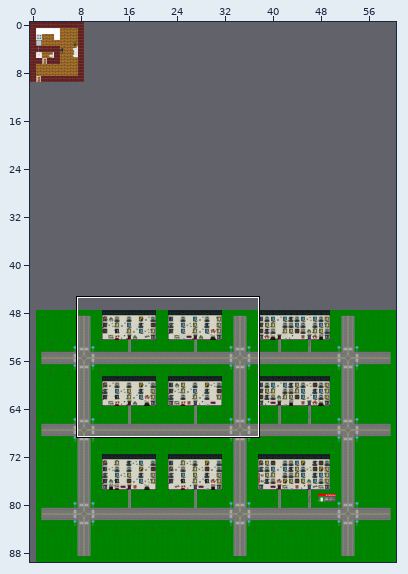
Tiled map: assets/maps/OLOLO.tmx. Above, an overview of the earlier version with the close-up marked.
Close-up. Before the edit:
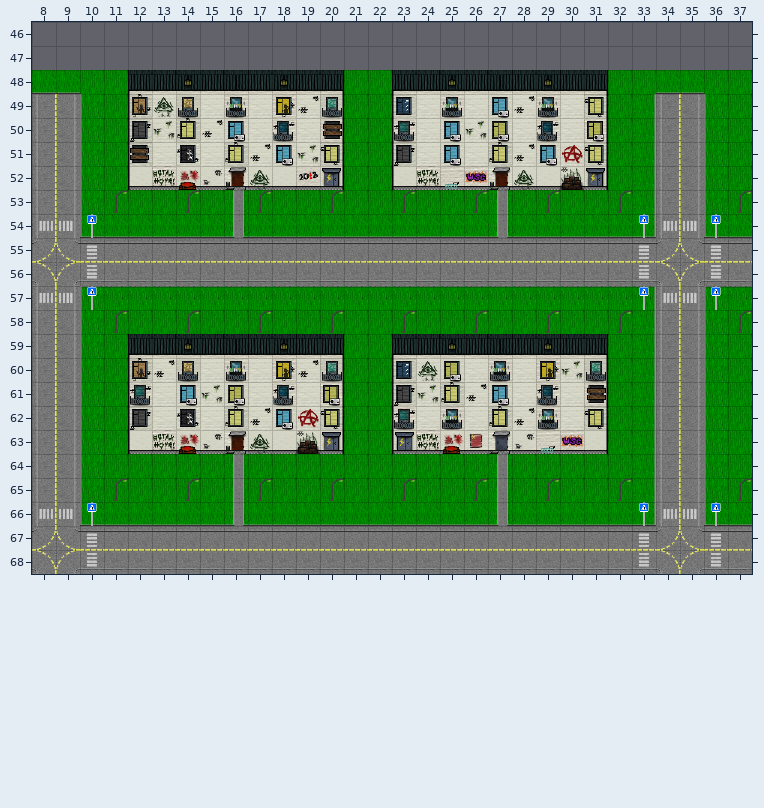
Cells are 32x32 px. Shown: x 8..37, y 46..68. The commit also changed other parts of the map, which this record leaves out.
After the commit:
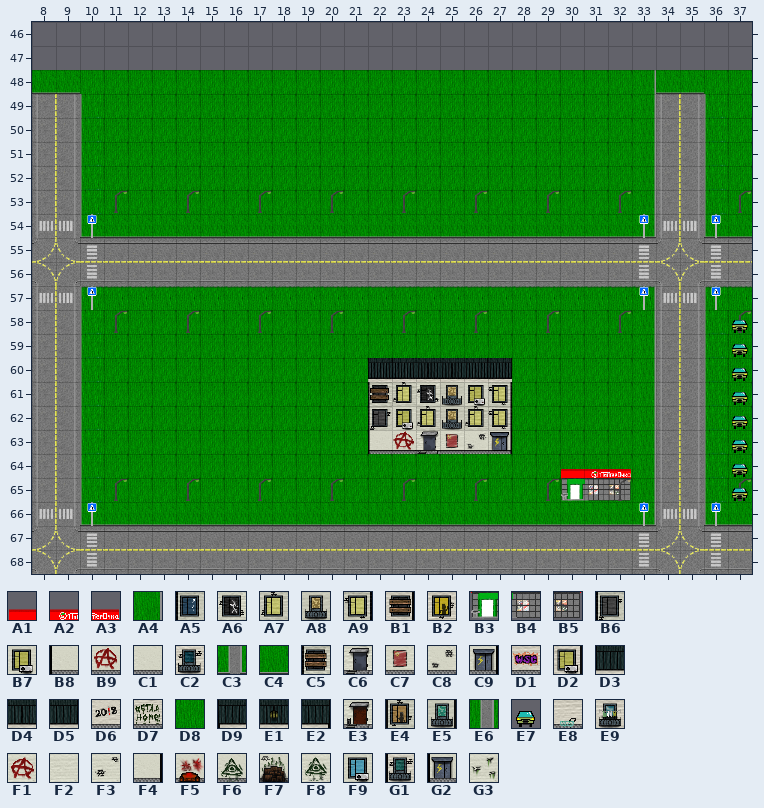
Key: from "Tileset": A1 0, A2 1, A3 2, A4 3, A5 11, A6 12, A7 13, A8 14, A9 15, B1 16, B2 17, B3 32, B4 33, B5 34, B6 43, B7 44, B8 45, B9 46, C1 47, C2 49, C3 64, C4 65, C5 75, C6 76, C7 77, C8 78, C9 79, D1 80, D2 81, D3 107, D4 108, D5 109, D6 112, D7 113, D8 130, D9 139, E1 140, E2 141, E3 143, E4 144, E5 145, E6 162 flipped left-right, E7 172, E8 176, E9 177, F1 203, F2 204, F3 205, F4 206, F5 207, F6 208, F7 209, F8 235, F9 236, G1 237, G2 238, G3 240.
__ is an empty cell.
Tiles replaced or removed in this view: A5, A6, A7, A8, A9, B1, B2, B6, B7, B8, C1, C2, C3, C5, C6, C7, C8, C9, D1, D2, D3, D4, D5, D6, D7, D8, D9, E1, E2, E3, E4, E5, E6, E8, E9, F1, F2, F3, F4, F5, F6, F7, F8, F9, G1, G2, G3.
Tiles of an added or newly shown layer are drawn over the layers below it.
What changed:
Changed rows in their new state; .. is an unchanged cell.
Layer "floor":
first column x 33:
48 A4
first column x 16:
53 D8 .. .. .. .. .. .. .. .. .. .. D8
54 C4 .. .. .. .. .. .. .. .. .. .. C4
first column x 16:
64 D8 .. .. .. .. .. .. .. .. .. .. D8
65 D8 .. .. .. .. .. .. .. .. .. .. D8
66 C4 .. .. .. .. .. .. .. .. .. .. C4
Layer "wall":
first column x 12:
48 __ __ __ __ __ __ __ __ __ .. .. __ __ __ __ __ __ __ __ __
49 __ __ __ __ __ __ __ __ __ .. .. __ __ __ __ __ __ __ __ __
50 __ __ __ __ __ __ __ __ __ .. .. __ __ __ __ __ __ __ __ __
51 __ __ __ __ __ __ __ __ __ .. .. __ __ __ __ __ __ __ __ __
52 __ __ __ __ __ __ __ __ __ .. .. __ __ __ __ __ __ __ __ __
first column x 12:
59 __ __ __ __ __ __ __ __ __ .. .. __ __ __ __ __ __ __ __ __ ..
60 __ __ __ __ __ __ __ __ __ .. D3 D3 D4 D4 D5 D5 __ __ __ __ ..
61 __ __ __ __ __ __ __ __ __ .. C5 A7 A6 A8 B7 A9 __ __ __ __ ..
62 __ __ __ __ __ __ __ __ __ .. B6 B7 A7 A8 A7 A9 __ __ __ __ ..
63 __ __ __ __ __ __ __ __ __ .. B8 B9 C6 C7 C8 C9 __ __ __ __ ..
64 .. .. .. .. .. .. .. .. .. .. .. .. .. .. .. .. .. .. A1 A2 A3
65 .. .. .. .. .. .. .. .. .. .. .. .. .. .. .. .. .. .. B3 B4 B5
Layer "wall_aaa" (added):
first column x 37:
58 E7
59 E7
60 E7
61 E7
62 E7
63 E7
64 E7
65 E7
Changed places in both close-ups, as pixel boxes (x1, y1, x2, y2):
changed: (128, 70, 344, 238)
changed: (392, 70, 608, 238)
changed: (632, 70, 656, 94)
added: (732, 320, 748, 501)
changed: (128, 334, 344, 526)
changed: (368, 334, 632, 526)
